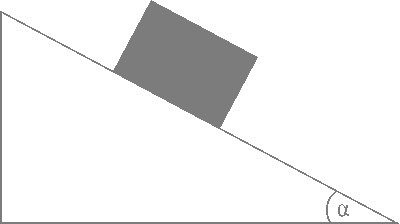
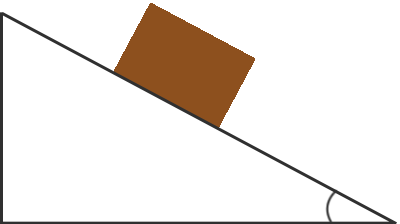
Two versions of the same layered image (400px x 224px). Layer-by-layer changes:
added layer "Shape 3" above "Layer 3" over [0, 12, 397, 224]
added layer "Layer 4" above "Layer 1" over [114, 3, 255, 128]
hid "Layer 1" over [0, 0, 399, 224]
